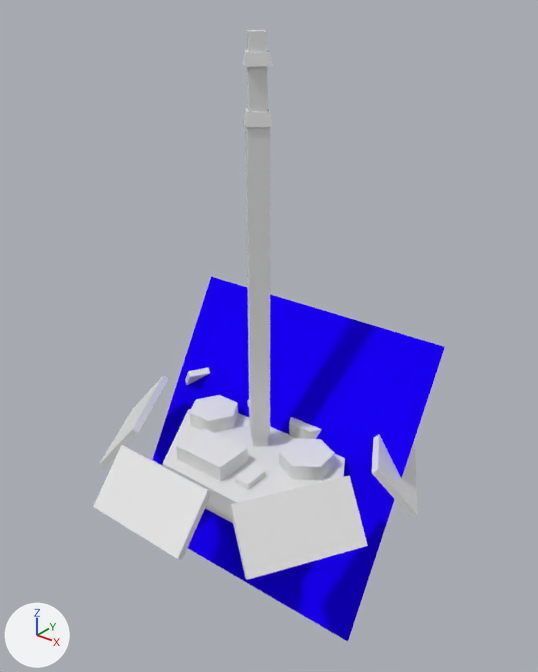
One commit to the Blender file 模型/Building/SolarPowerStation/solarPowerStation.blend: the scene before it, then after it.
Both versions are drawn from a 50 mm lens placed at (138.7, -168.2, 151.0), pointed at (2.9, 1.6, 45.7). Lighting does not change. The marker at lower left points along +X, +Y and +Z.

Objects in the first picture: 'TaiYangNengFaDianChang', '平面'.
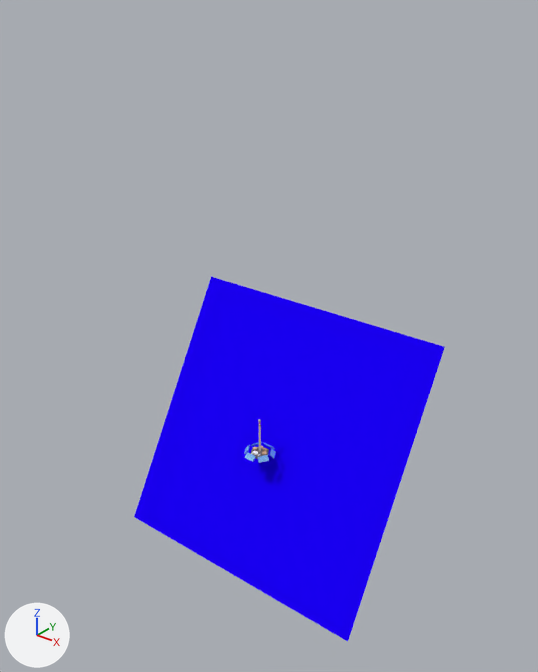
What differs and where, as boxes [x1, y1, x2, y2] in the pictures (538 x 672 px):
'TaiYangNengFaDianChang', deleted
    before: [93, 30, 418, 580]
'SolarPowerStation', added
    after: [244, 419, 276, 463]

The change in detail:
Picture 'solarPowerStation_texture.png' (img_solarpowerstation_texture_png) is new.
Material 'solarPowerStation_material' (mat_solarpowerstation_material) is new.
Its texture is img_solarpowerstation_texture_png.
Mesh me_solarpowerstation is new.
It has 172 vertices, 130 faces and spans x -5.91..5.89, y -5.44..5.46, z -0.48..13.72.
It uses material mat_solarpowerstation_material (picture img_solarpowerstation_texture_png).
Object 'TaiYangNengFaDianChang' (ob_taiyangnengfadianchang) is deleted.
Object 'SolarPowerStation' (ob_solarpowerstation) is new; it shows me_solarpowerstation.
Its location is (0.0, 0.0, 0.0).
